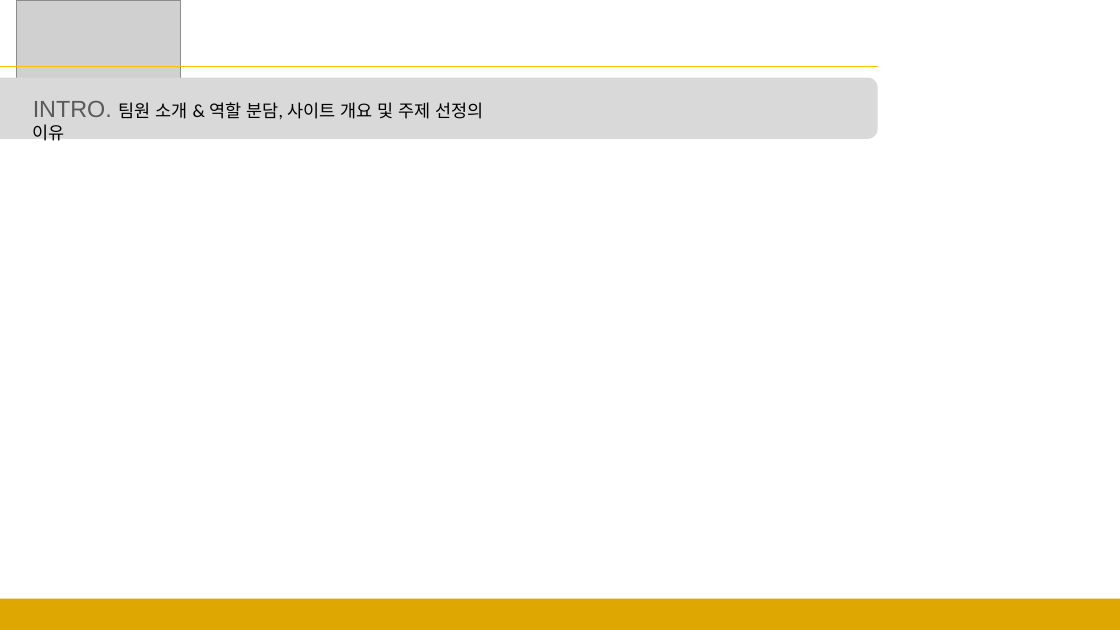
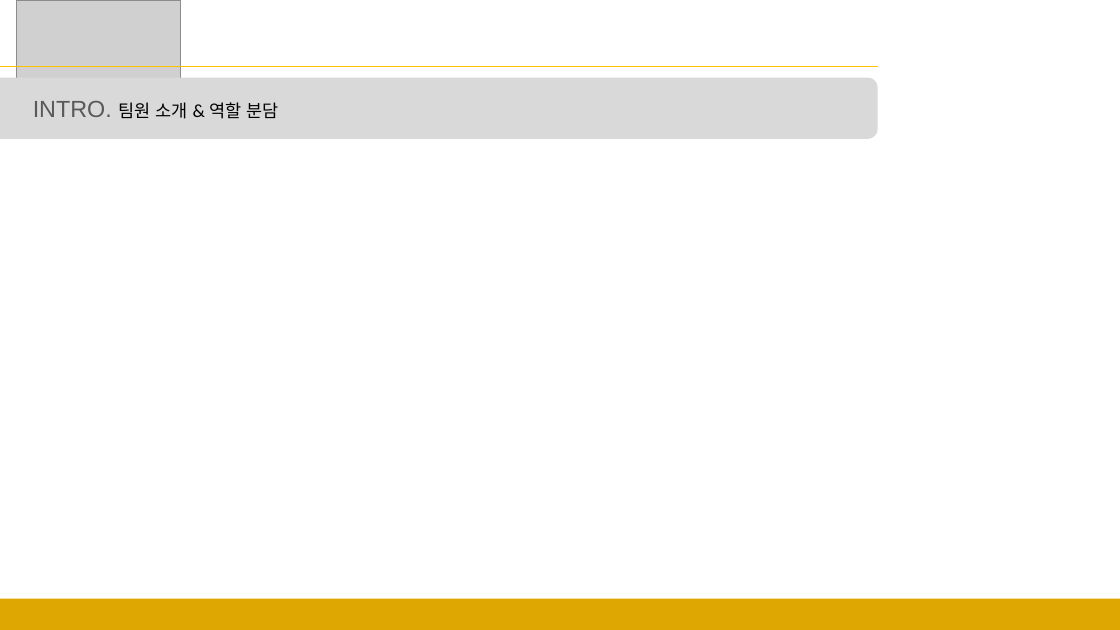
Before and after one commit to sgyoung96/Petmily, a slide deck: slide 3 of docs/발표.pptx. Drawn at 1120x630 pixels with LibreOffice and Linux fonts; fonts in the diff are those of the drawing; grey boxes stand for pictures. Boxes give left, top, right and bottom in pixels: in the first picture for what was removed or moved away, otherwise in the second. Text is boxed around its words. In the diff, an @@ line names an element or a change of style, - is before the commit and + after.

Commit message:
인트로 - 사이트 개요 및 주제 선정 이유 커밋

```diff
--- a/docs/발표.pptx
+++ b/docs/발표.pptx
@@ text at [33,101,279,119]: text changed @@
-INTRO. 팀원 소개 & 역할 분담, 사이트 개요 및 주제 선정의 이유
+INTRO. 팀원 소개 & 역할 분담
```
Also in this commit, not shown: 1 slide added.
